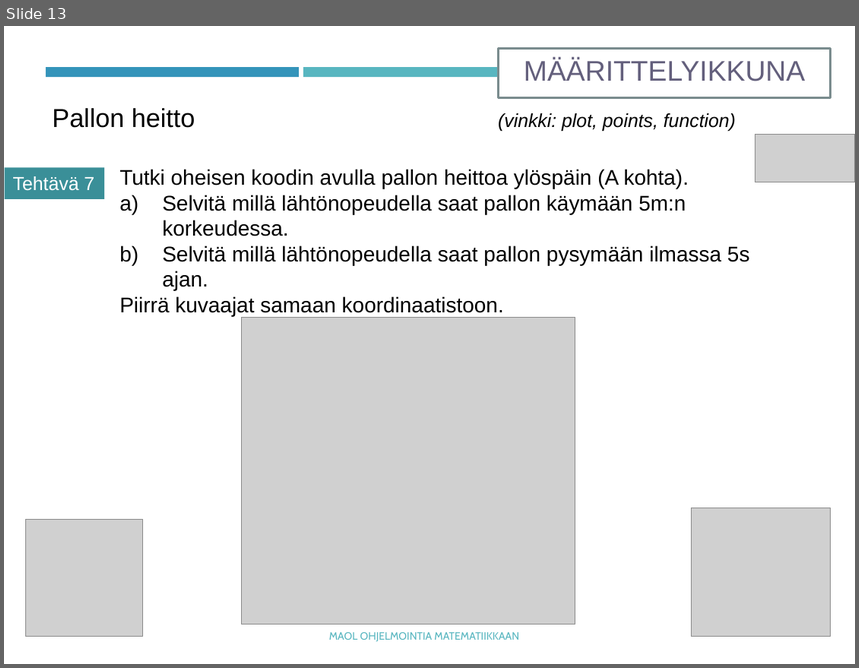
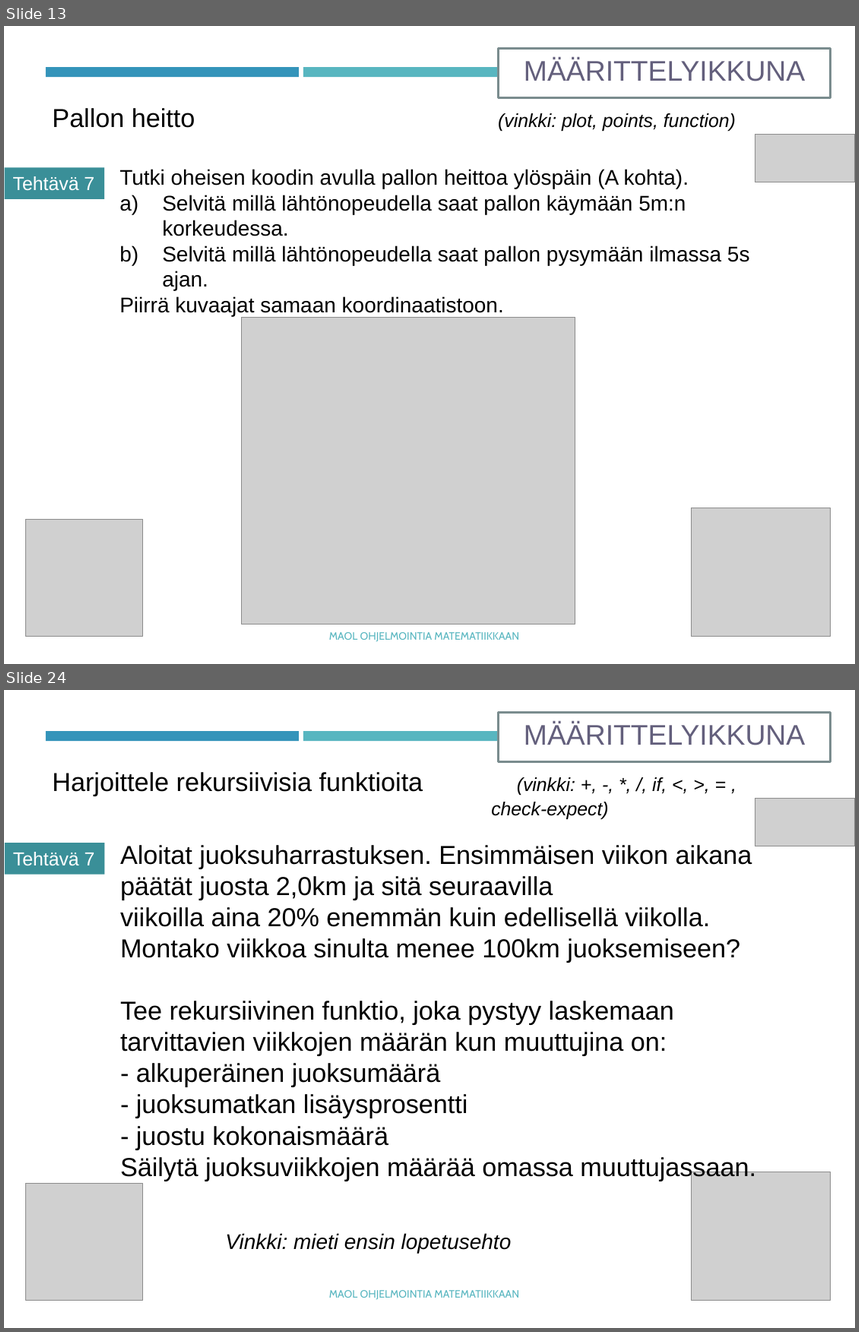
Before and after one commit to tyynetyyne/tyynetyyne.github.io, a slide deck: tehtavat/tiedostot/maol/power_point/Racket-MAOL-9-funktiot.pptx. Shown one above the other, each under a label of ours: slide 13 before the commit, slides 13 and 24 after it; the slides between them are not shown. The pictures are 859x668 and 859x1332 pixels, drawn with LibreOffice and Linux fonts; fonts in the diff are those of the drawing; grey boxes stand for pictures. Boxes give left, top, right and bottom in pixels: in the first picture for what was removed or moved away, otherwise in the second. Text is boxed around its words. In the diff, an @@ line names an element or a change of style, - is before the commit and + after.

```diff
--- a/tehtavat/tiedostot/maol/power_point/Racket-MAOL-9-funktiot.pptx
+++ b/tehtavat/tiedostot/maol/power_point/Racket-MAOL-9-funktiot.pptx
@@ slide 24 added at (4,690,855,1328), background #FFFFFF; not listed: 2 template elements that a slide beside it also shows @@
@@ rectangle added at (499,712,831,761), fill #FFFFFF, outline #7A8C8E 1.75 pt, 24 pt, text #635F7C @@
+MÄÄRITTELYIKKUNA
@@ text added at (52,772,667,819), 16 pt, text #000000, italic @@
+Harjoittele rekursiivisia funktioita (vinkki: +, -, *, /, if, <, >, = , check-expect)
@@ picture added at (755,798,855,846) @@
@@ rectangle added at (5,844,104,875), fill #3A8F98, 16 pt, text #FFFFFF @@
+Tehtävä 7
@@ text added at (120,845,756,1181), 22 pt, text #000000 @@
+Aloitat juoksuharrastuksen. Ensimmäisen viikon aikana päätät juosta 2,0km ja sitä seuraavilla
+viikoilla aina 20% enemmän kuin edellisellä viikolla. Montako viikkoa sinulta menee 100km juoksemiseen?
+Tee rekursiivinen funktio, joka pystyy laskemaan tarvittavien viikkojen määrän kun muuttujina on:
+- alkuperäinen juoksumäärä
+- juoksumatkan lisäysprosentti
+- juostu kokonaismäärä
+Säilytä juoksuviikkojen määrää omassa muuttujassaan.
@@ picture added at (26,1184,143,1300) @@
@@ picture added at (692,1173,832,1301) @@
@@ text added at (225,1233,512,1253), 18 pt, text #000000, italic @@
+Vinkki: mieti ensin lopetusehto
@@ text added at (329,1290,519,1300), 9 pt, text #58B6C0 @@
+MAOL OHJELMOINTIA MATEMATIIKKAAN
```
Also in this commit, not shown: 1 slide changed, 11 other slides added, 5 other files.
